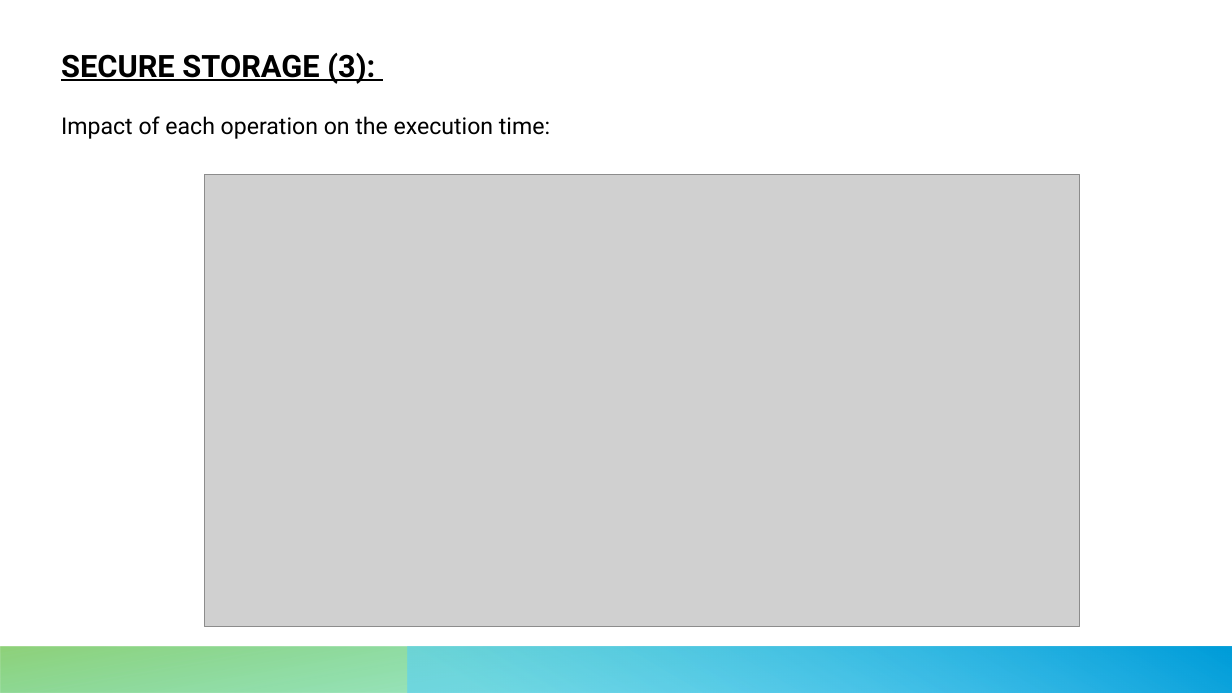
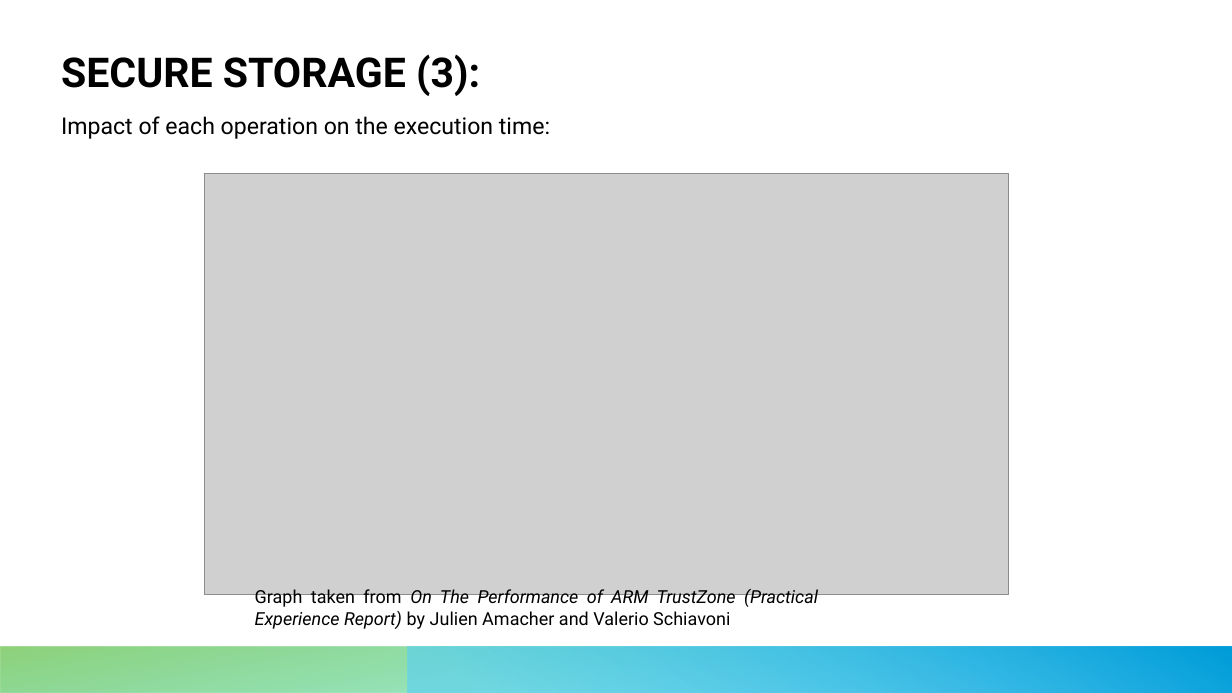
Before and after one commit to leonardopoggiani/Appunti, a slide deck: slide 31 of ComputerArchitecture/Presentazione/Presentazione_2.pptx. Drawn at 1232x693 pixels with LibreOffice and Linux fonts; fonts in the diff are those of the drawing; grey boxes stand for pictures. Boxes give left, top, right and bottom in pixels: in the first picture for what was removed or moved away, otherwise in the second. Text is boxed around its words. In the diff, an @@ line names an element or a change of style, - is before the commit and + after.

```diff
--- a/ComputerArchitecture/Presentazione/Presentazione_2.pptx
+++ b/ComputerArchitecture/Presentazione/Presentazione_2.pptx
@@ text "SECURE STORAGE (3):" at bbox=[61, 54, 480, 96]: size 24 to 32 pt, underline off @@
@@ picture: place and size @@
-picture at bbox=[204, 175, 1080, 628]
+picture at bbox=[204, 174, 1008, 595]
@@ text added at bbox=[255, 589, 818, 629], 14 pt, text #000000, italic @@
+Graph taken from On The Performance of ARM TrustZone (Practical Experience Report) by Julien Amacher and Valerio Schiavoni
```
Also in this commit, not shown: 24 other slides changed, 9 slides added, 7 slides removed, 3 other files.
